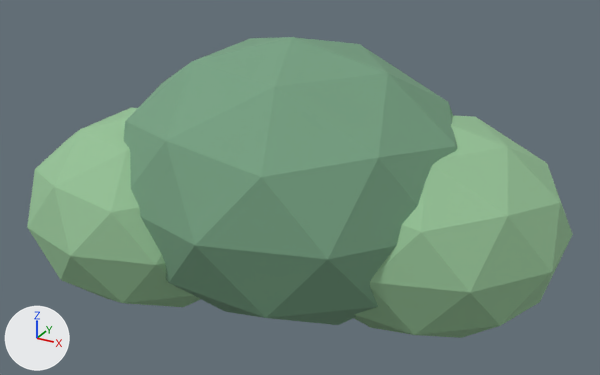
Two versions of the Blender file camping-assets/vegetation/bush.blend, one commit apart.
The view is the same before and after, from a camera (50 mm lens) standing at (1.118, -1.989, 1.385) and looking at (0.028, -0.007, 0.394). Lighting does not change. The marker at lower left points along +X, +Y and +Z. The first picture is the older version.

The first picture shows 'Bush_Cluster_1', 'Bush_Cluster_2', 'Bush_Cluster_3'.
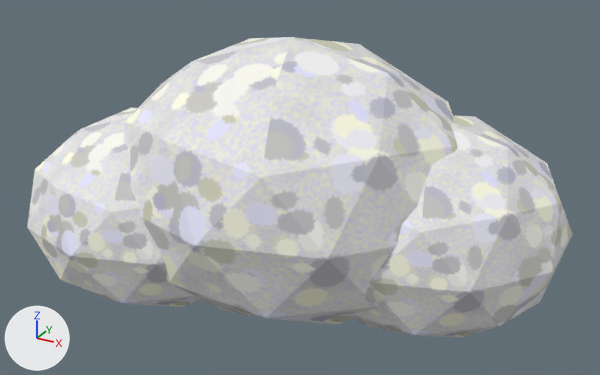
Location of each change, (x1, y1, x2, y2) in pixels of the pictures (600 x 375 px):
'Bush_Cluster_1', surface changed (green to white)
    both: (124, 37, 457, 325)
'Bush_Cluster_3', surface changed (greyish green to white)
    both: (354, 115, 573, 338)
'Bush_Cluster_2', surface changed (greyish green to white)
    both: (27, 108, 200, 307)

Diff of the bpy script that builds the scene:
```diff
--- a/camping-assets/vegetation/bush.blend.py
+++ b/camping-assets/vegetation/bush.blend.py
@@ img_foliage_rough_png @@
+img_foliage_rough_png = load_image('foliage_rough.png', '../textures/foliage_rough.png', 256, 256, 'Non-Color')
@@ img_foliage_albedo_png @@
+img_foliage_albedo_png = load_image('foliage_albedo.png', '../textures/foliage_albedo.png', 512, 512, 'sRGB')
@@ mat_m_foliagedark @@
 n0 = _N.new('ShaderNodeBsdfPrincipled'); n0.name = 'Principled BSDF'
-n0.inputs[0].default_value = (0.184, 0.365, 0.227, 1.0)  # 'Base Color', green #77a383
-n0.inputs[2].default_value = 0.9  # 'Roughness'
 n1 = _N.new('ShaderNodeOutputMaterial'); n1.name = 'Material Output'
+n2 = _N.new('ShaderNodeTexImage'); n2.name = 'Image Texture'
+n2.image = img_foliage_albedo_png
+n3 = _N.new('ShaderNodeTexImage'); n3.name = 'Image Texture.001'
+n3.image = img_foliage_rough_png
 _L.new(n0.outputs[0], n1.inputs[0])  # 'BSDF' to 'Surface'
+_L.new(n2.outputs[0], n0.inputs[0])  # 'Color' to 'Base Color'
+_L.new(n3.outputs[0], n0.inputs[2])  # 'Color' to 'Roughness'
@@ mat_m_bushmid @@
 n0 = _N.new('ShaderNodeBsdfPrincipled'); n0.name = 'Principled BSDF'
-n0.inputs[0].default_value = (0.306, 0.545, 0.31, 1.0)  # 'Base Color', greyish green #96c397
-n0.inputs[2].default_value = 0.9  # 'Roughness'
 n1 = _N.new('ShaderNodeOutputMaterial'); n1.name = 'Material Output'
+n2 = _N.new('ShaderNodeTexImage'); n2.name = 'Image Texture'
+n2.image = img_foliage_albedo_png
+n3 = _N.new('ShaderNodeTexImage'); n3.name = 'Image Texture.001'
+n3.image = img_foliage_rough_png
 _L.new(n0.outputs[0], n1.inputs[0])  # 'BSDF' to 'Surface'
+_L.new(n2.outputs[0], n0.inputs[0])  # 'Color' to 'Base Color'
+_L.new(n3.outputs[0], n0.inputs[2])  # 'Color' to 'Roughness'
```
